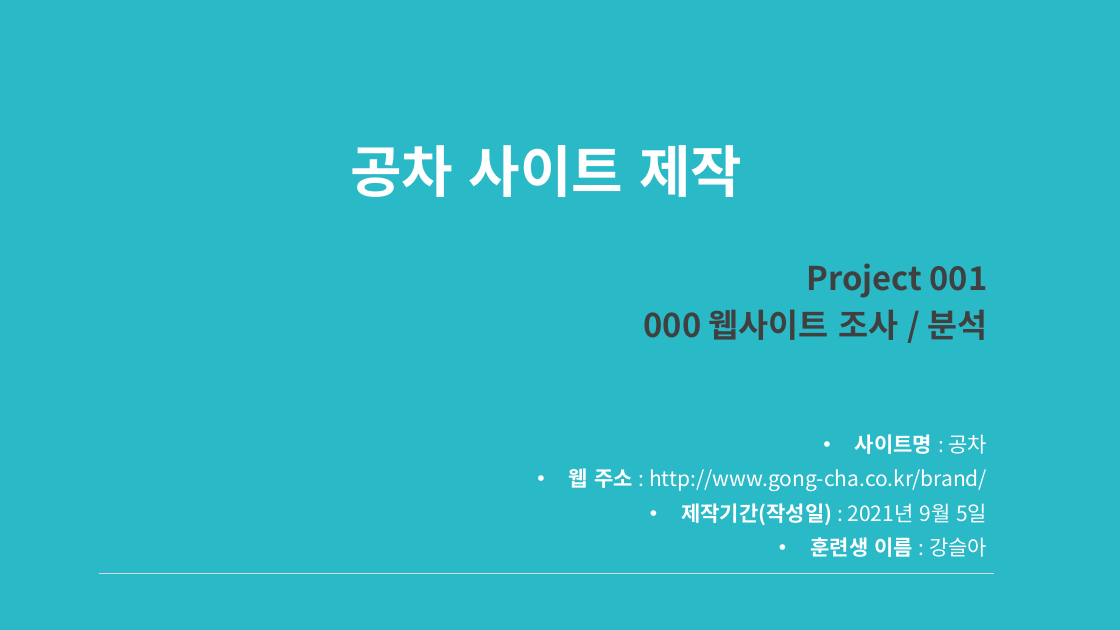
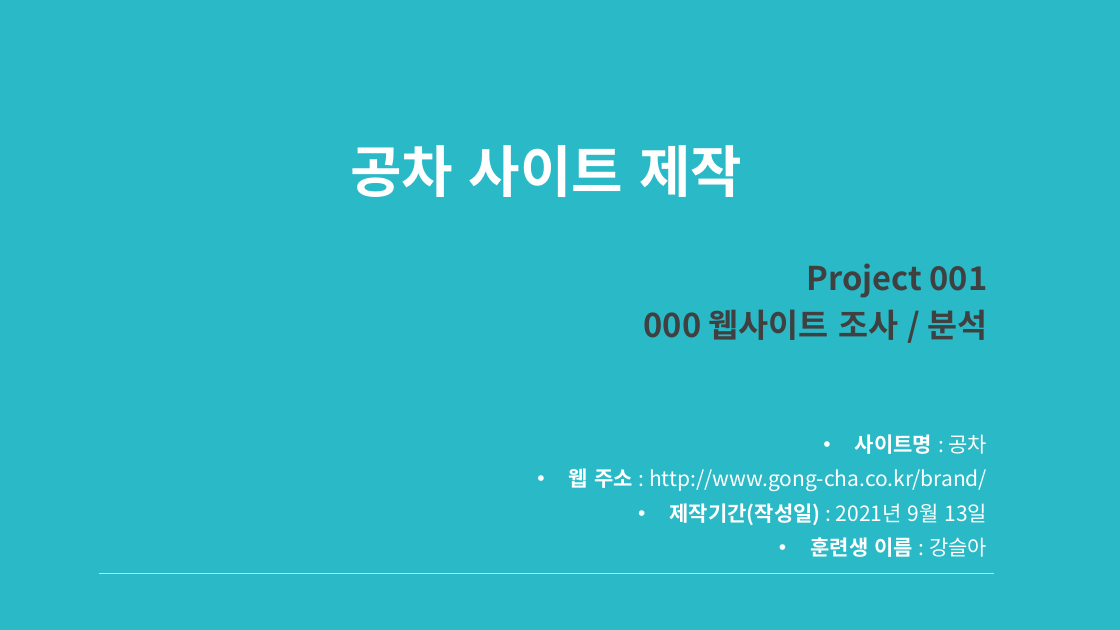
Before and after one commit to sakang07/Front-end_Study, a slide deck: slide 1 of n_01_UIUX요구분석_공차.pptx. Drawn at 1120x630 pixels with LibreOffice and Linux fonts; fonts in the diff are those of the drawing. Boxes give left, top, right and bottom in pixels: in the first picture for what was removed or moved away, otherwise in the second. Text is boxed around its words. In the diff, an @@ line names an element or a change of style, - is before the commit and + after.

```diff
--- a/n_01_UIUX요구분석_공차.pptx
+++ b/n_01_UIUX요구분석_공차.pptx
@@ text at (670, 503, 988, 525): text changed @@
-• 제작기간(작성일) : 2021년 9월 5일
+• 제작기간(작성일) : 2021년 9월 13일
```
Also in this commit, not shown: 7 other slides changed, 8 other files.
